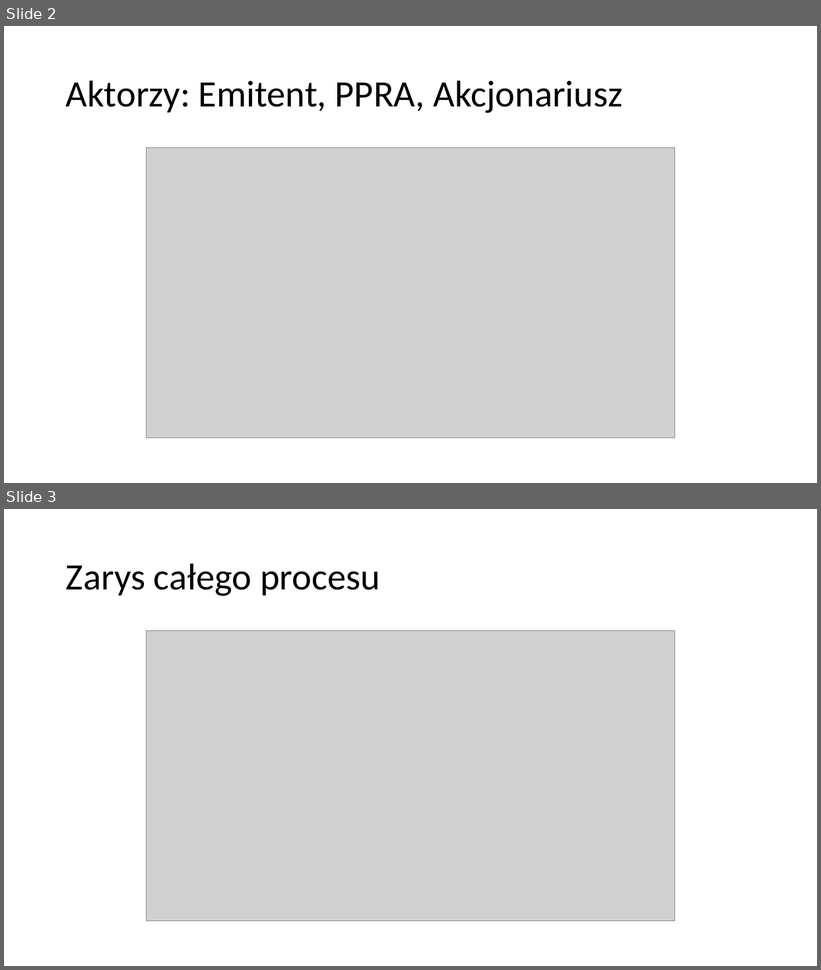
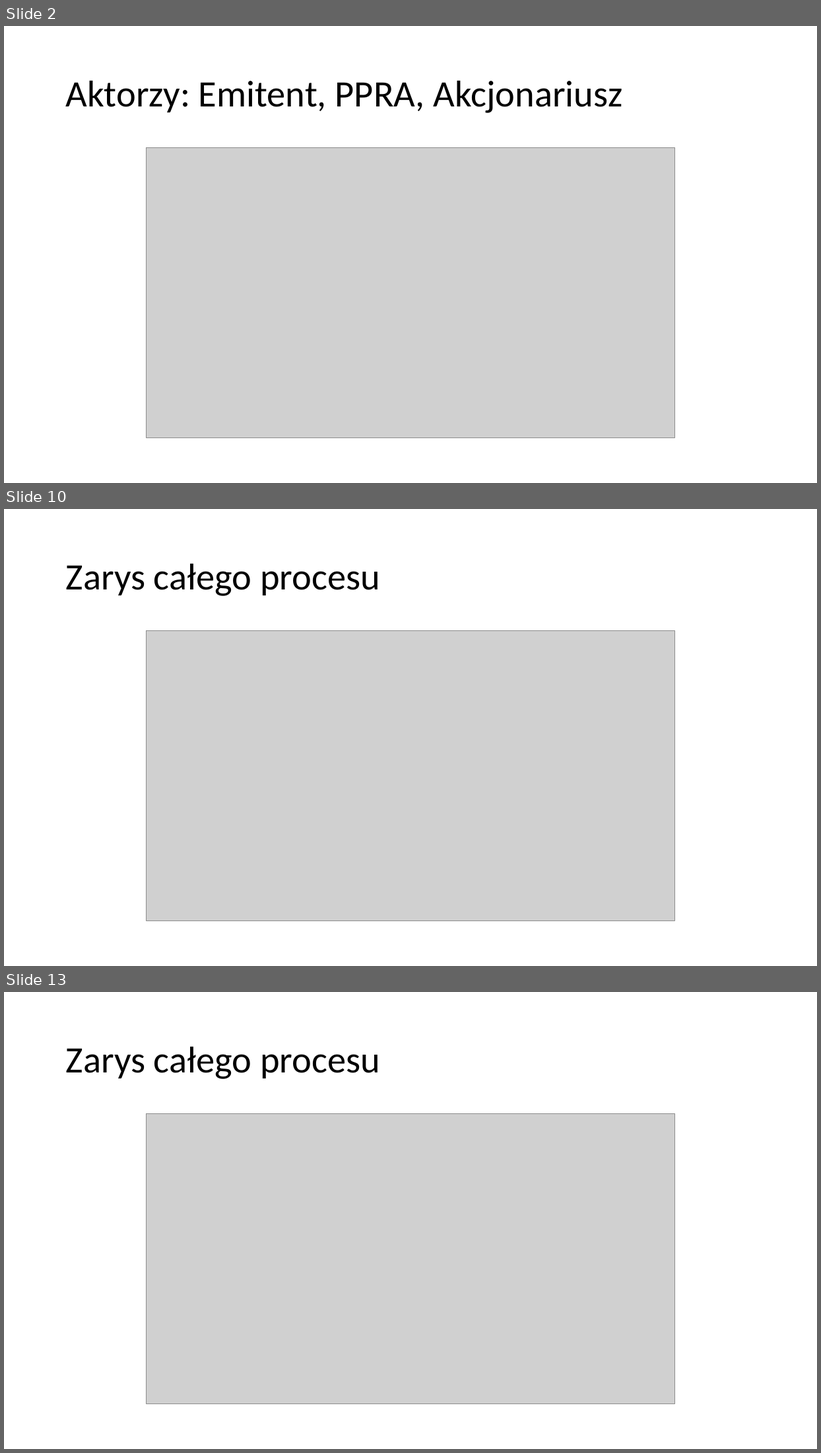
Before and after one commit to jakub-zarembinski/ssi4ppra, a slide deck: Emitent-2-PPRA.pptx. Shown one above the other, each under a label of ours: slides 2 and 3 before the commit, slides 2, 10 and 13 after it; the slides between them are not shown. The pictures are 821x970 and 821x1453 pixels, drawn with LibreOffice and Linux fonts; fonts in the diff are those of the drawing; grey boxes stand for pictures. Boxes give left, top, right and bottom in pixels: in the first picture for what was removed or moved away, otherwise in the second. Text is boxed around its words. In the diff, an @@ line names an element or a change of style, - is before the commit and + after.

```diff
--- a/Emitent-2-PPRA.pptx
+++ b/Emitent-2-PPRA.pptx
@@ slide 10 added at (x1=4, y1=509, x2=817, y2=966), background #FFFFFF @@
@@ title added at (x1=66, y1=563, x2=380, y2=596), 44 pt, text #000000 @@
+Zarys całego procesu
@@ picture added at (x1=147, y1=631, x2=675, y2=921) @@
@@ what was slide 3 is now slide 13 @@
```
Also in this commit, not shown: 7 slides changed, 9 other slides added, 12 other files.
